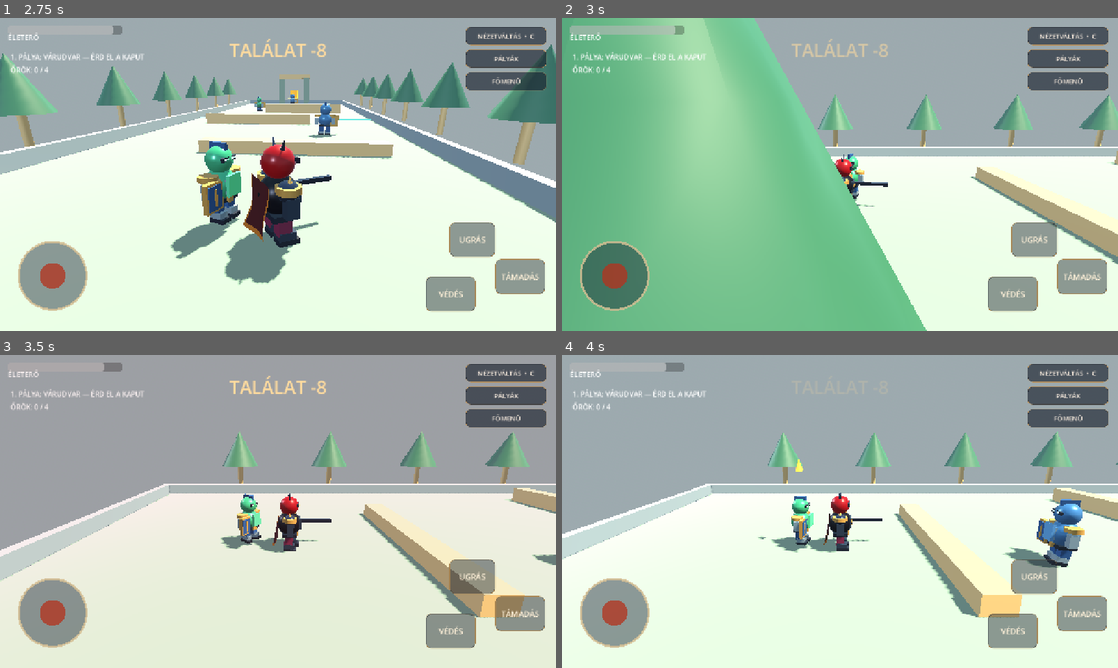
Above: before the commit, frames 1-4 (two rows, left to right).
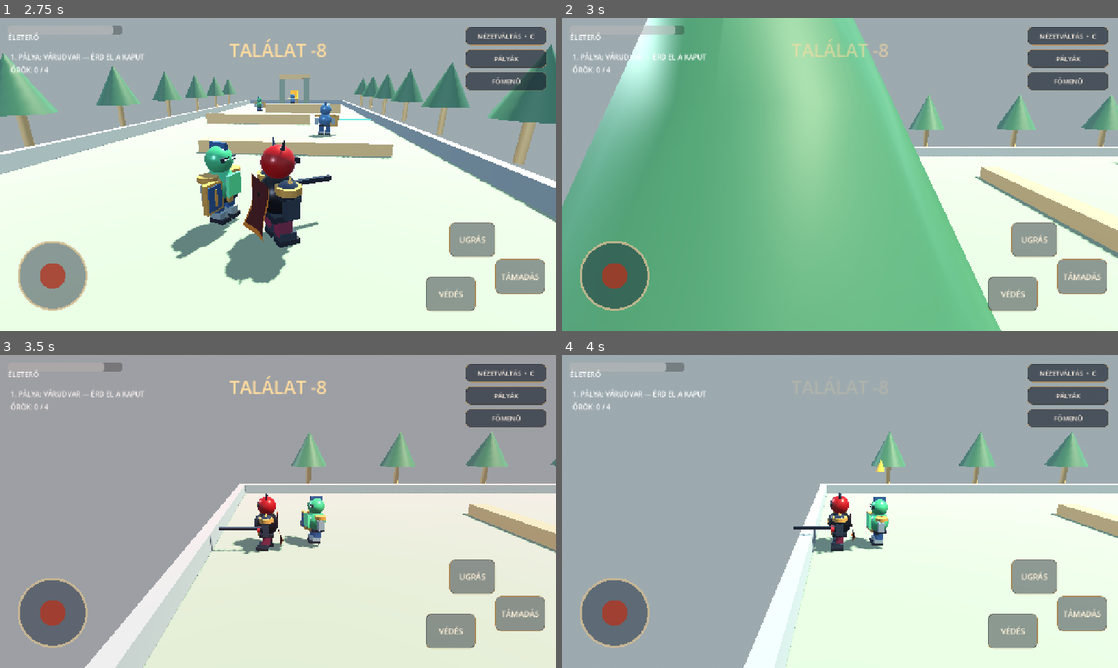
Above: after the commit, the same moments.

Repository: fuloplevente1998/reverse-supermario
Game: Godot game, scene res://scenes/title.tscn
Same seed, same stepped clock (60 frames per second), same inputs: the game is played once before the commit and once after it.
Inputs (mouse positions are in pixels of both pictures, inside the frame that each line leads up to):
- Up to frame 1 (2.75 s): click "JÁTÉK INDÍTÁSA" at 0.5 s; tap Enter at 1.25 s; drag from (50, 274) to (333, 105) at 1.27 s; drag from (166, 190) to (250, 237) at 2.02 s
- Up to frame 2 (3 s): move the mouse to (895, 105) at 2.77 s; hold D (move_right) from 2.78 s (still down); tap C at 2.85 s
- Up to frame 3 (3.5 s): keep holding D (move_right)
- Up to frame 4 (4 s): release D (move_right) at 3.5 s; drag from (812, 574) to (673, 464) at 3.52 s

Frame 1 is identical in both runs. In frame 2, 41% of the frame differs, in the area x 0-100%, y 0-100%; in frame 3, 24%; in frame 4, 29%.

Commit message:
fix(player): align imported Blender feet to physics capsule and correct reversed side-view joystick

Diff:
--- a/scripts/player.gd
+++ b/scripts/player.gd
@@ -73,7 +73,9 @@
         var basis_y := Basis(Vector3.UP, camera_yaw)
         var direction := (basis_y * Vector3(-input_vec.x, 0.0, input_vec.y)).normalized()
         if camera_pivot.get("side_view"):
-            direction = Vector3(-input_vec.y, 0.0, input_vec.x).normalized()
+            # Side-view joystick had its horizontal direction reversed on device.
+            # Preserve the already-correct depth axis; invert only left/right.
+            direction = Vector3(-input_vec.y, 0.0, -input_vec.x).normalized()
         var speed := move_speed
         speed *= input_vec.length()
         if blocking:
@@ -82,7 +84,12 @@
         velocity.z = move_toward(velocity.z, direction.z * speed, acceleration * surface_acceleration * delta)
         rotation.y = lerp_angle(rotation.y, atan2(direction.x, direction.z), minf(1.0, delta * 14.0))
         if visual_root:
-            visual_root.position.y = sin(Time.get_ticks_msec() * 0.021) * 0.045
+            # Skinned locomotion supplies body movement. Procedural idle bob
+            # would visibly lift the rigged boots above the stone pavement.
+            if model_animator:
+                visual_root.position.y = move_toward(visual_root.position.y, 0.0, delta * 8.0)
+            else:
+                visual_root.position.y = sin(Time.get_ticks_msec() * 0.021) * 0.045
     else:
         velocity.x = move_toward(velocity.x, 0.0, acceleration * surface_acceleration * delta)
         velocity.z = move_toward(velocity.z, 0.0, acceleration * surface_acceleration * delta)
@@ -284,6 +291,15 @@
     if model == null:
         return false
     visual_root.add_child(model)
+    # The Blender rig is modeled from floor level (feet at local Y ~= 0),
+    # whereas CharacterBody3D is centered on its 1.8 m collision capsule.
+    # Without this offset the entire visible character floats ~0.9 m high.
+    var capsule_collision := get_node_or_null("Collision") as CollisionShape3D
+    if capsule_collision and capsule_collision.shape is CapsuleShape3D:
+        var capsule := capsule_collision.shape as CapsuleShape3D
+        model.position.y = capsule_collision.position.y - capsule.height * 0.5
+    else:
+        model.position.y = -0.9
     var chest := model.find_child("Chest", true, false) as MeshInstance3D
     var sword := model.find_child("WeaponPivot", true, false) as Node3D
     var left_leg := model.find_child("LegLeft", true, false) as Node3D
